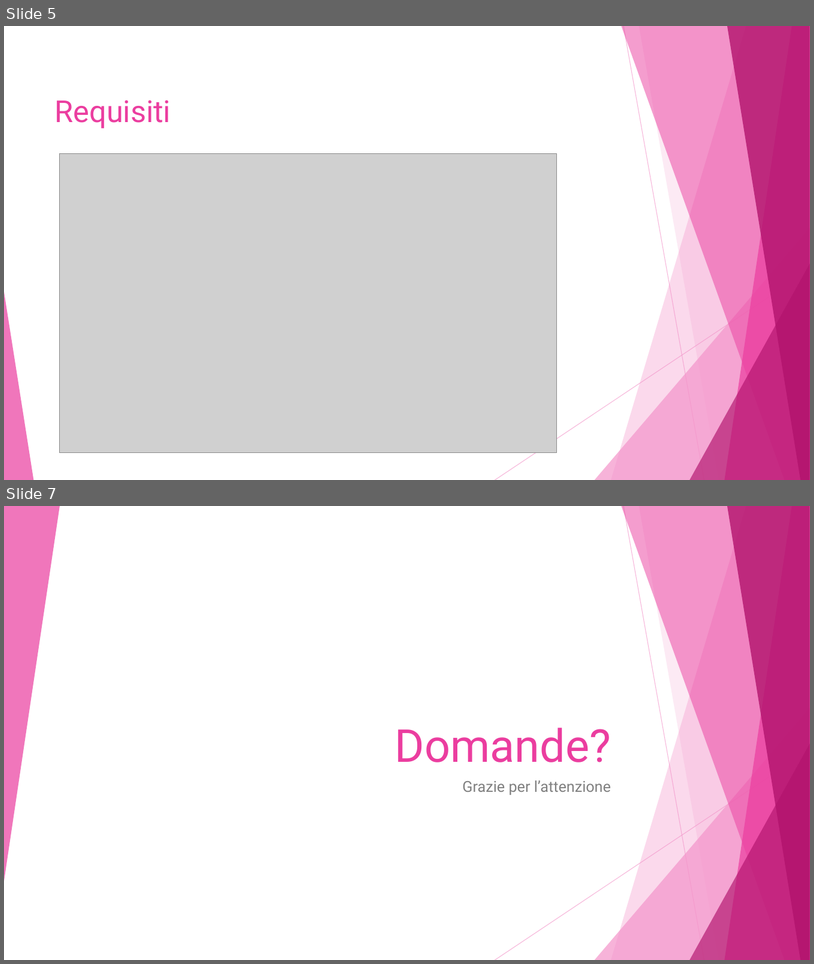
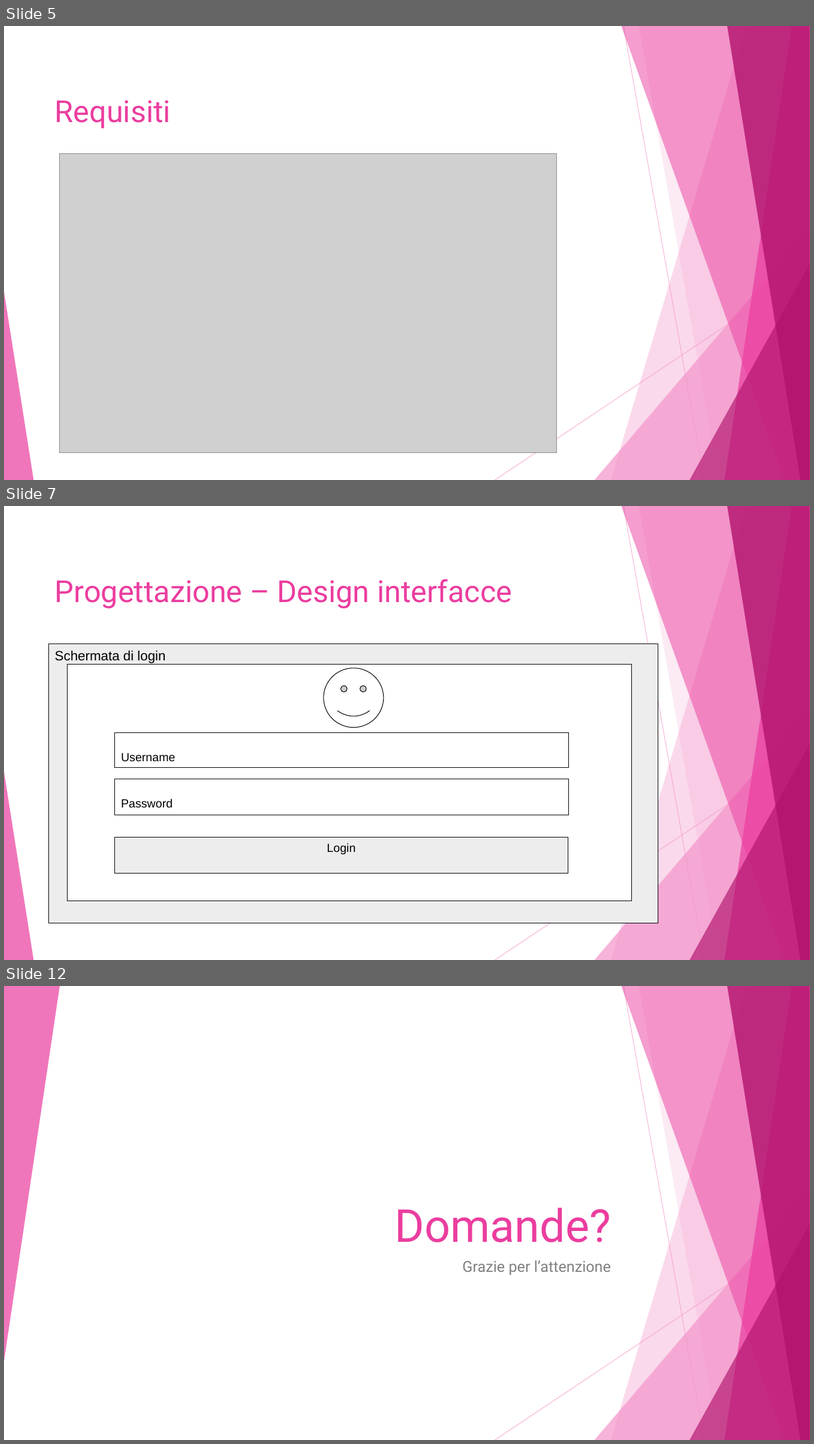
Before and after one commit to alessiax8/Info-Kiosk, a slide deck: Documenti/presentazione_info_kiosk.pptx. Shown one above the other, each under a label of ours: slides 5 and 7 before the commit, slides 5, 7 and 12 after it; the slides between them are not shown. The pictures are 814x964 and 814x1444 pixels, drawn with LibreOffice and Linux fonts; fonts in the diff are those of the drawing; grey boxes stand for pictures. Boxes give left, top, right and bottom in pixels: in the first picture for what was removed or moved away, otherwise in the second. Text is boxed around its words. In the diff, an @@ line names an element or a change of style, - is before the commit and + after.

```diff
--- a/Documenti/presentazione_info_kiosk.pptx
+++ b/Documenti/presentazione_info_kiosk.pptx
@@ slide 7 added at bbox=[4, 506, 810, 960], background #FFFFFF; not listed: 10 template elements that a slide beside it also shows @@
@@ title added at bbox=[55, 579, 512, 609], 36 pt, text #EB3D9F @@
+Progettazione – Design interfacce
@@ rectangle added at bbox=[49, 644, 659, 923], fill #EDEDED, outline #000000 0.75 pt, 16 pt, text #000000 @@
+Schermata di login
@@ rectangle added at bbox=[68, 664, 633, 901], fill #FFFFFF, outline #000000 0.75 pt @@
@@ smiley face added at bbox=[324, 668, 384, 727], fill #FFFFFF, outline #000000 0.75 pt @@
@@ rectangle added at bbox=[116, 733, 570, 768], fill #FFFFFF, outline #000000 0.75 pt, 14 pt, text #000000 @@
+Username
@@ rectangle added at bbox=[116, 778, 570, 814], fill #FFFFFF, outline #000000 0.75 pt, 14 pt, text #000000 @@
+Password
@@ rectangle added at bbox=[115, 837, 569, 873], fill #EDEDED, outline #000000 0.75 pt, 14 pt, text #000000 @@
+Login
@@ what was slide 7 is now slide 12 @@
```
Also in this commit, not shown: 1 slide changed, 5 other slides added, 1 slide removed.
